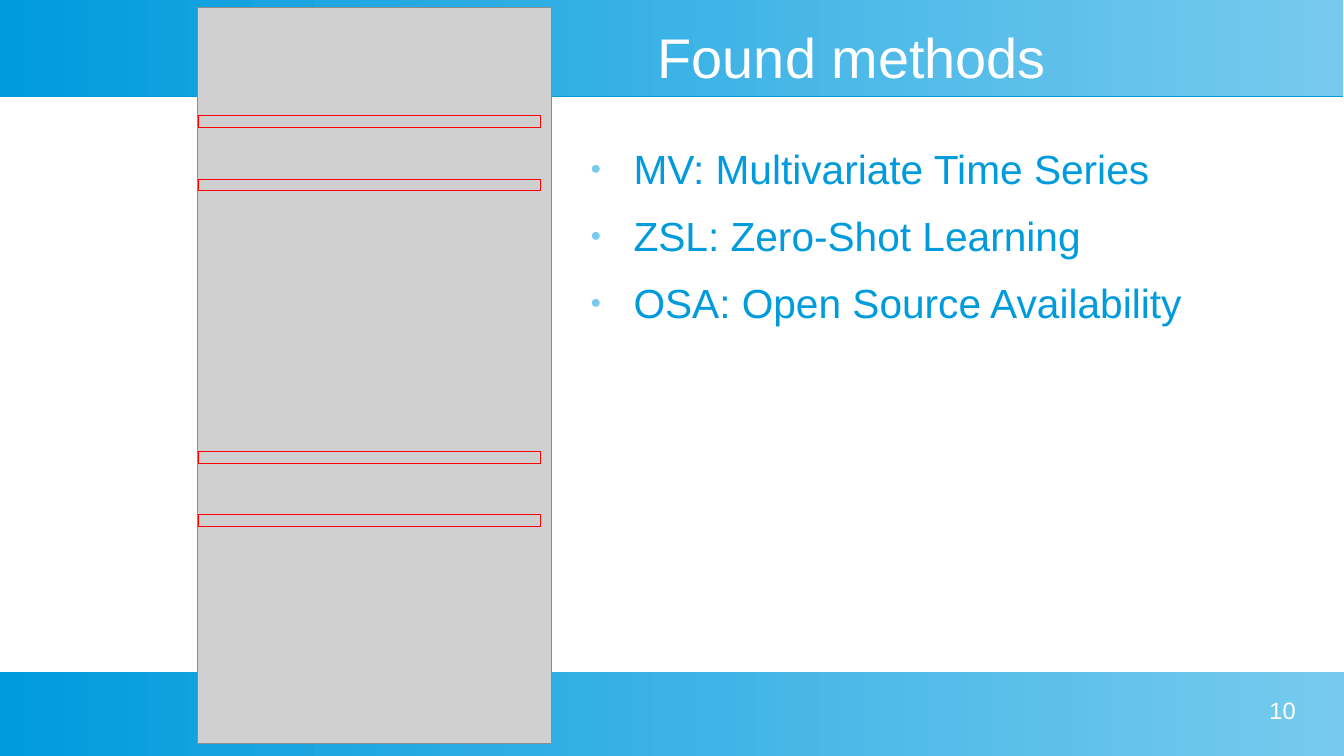
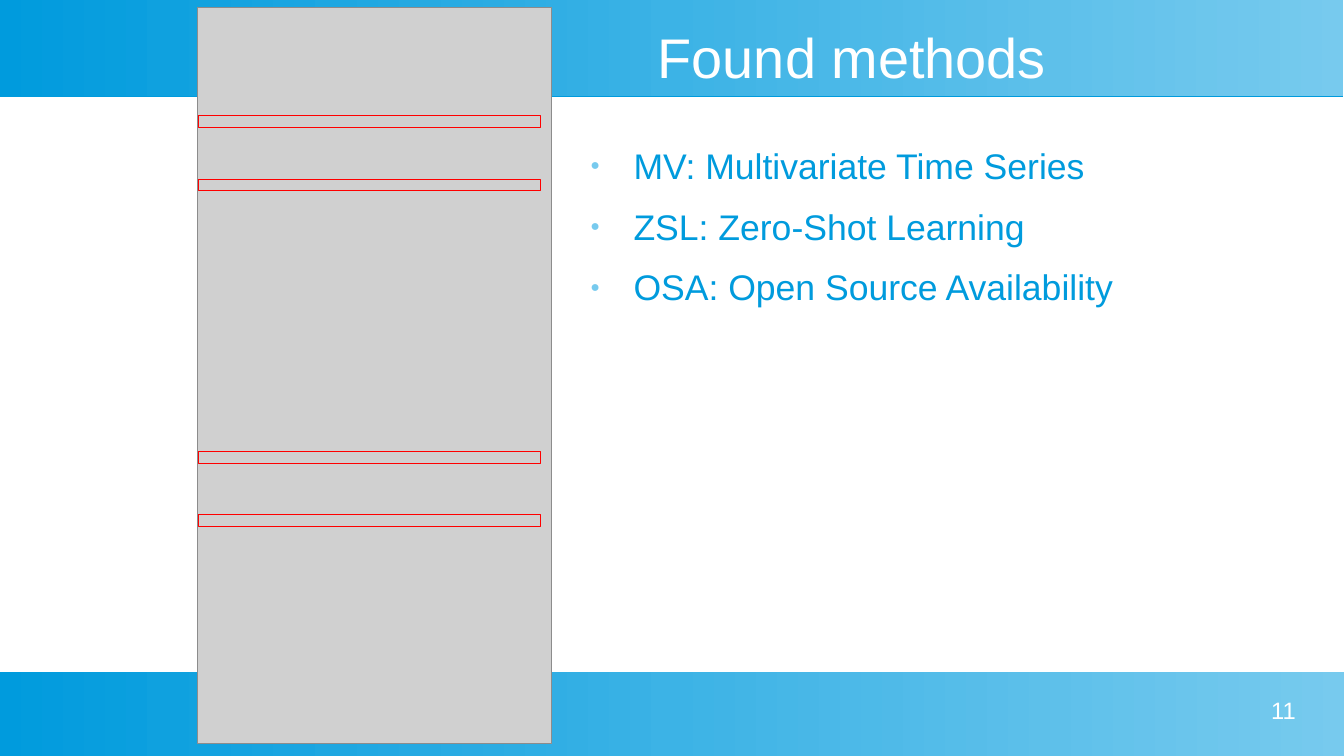
Before and after one commit to johanneshoelker/Smart-Systems-Paper, a slide deck: slide 11 of Presentation/Kolloq.odp (slide 10 before the commit). Drawn at 1344x756 pixels with LibreOffice and Linux fonts; fonts in the diff are those of the drawing; grey boxes stand for pictures. Boxes give left, top, right and bottom in pixels: in the first picture for what was removed or moved away, otherwise in the second. Text is boxed around its words. In the diff, an @@ line names an element or a change of style, - is before the commit and + after.

```diff
--- a/Presentation/Kolloq.odp
+++ b/Presentation/Kolloq.odp
@@ text "MV: Multivariate Time Series" at [634, 153, 1113, 308]: size 24 to 21 pt @@
@@ page number at [1271, 702, 1296, 719]: text changed @@
-10
+11
```
Also in this commit, not shown: 4 other slides changed, 1 slide added, 3 other files.
